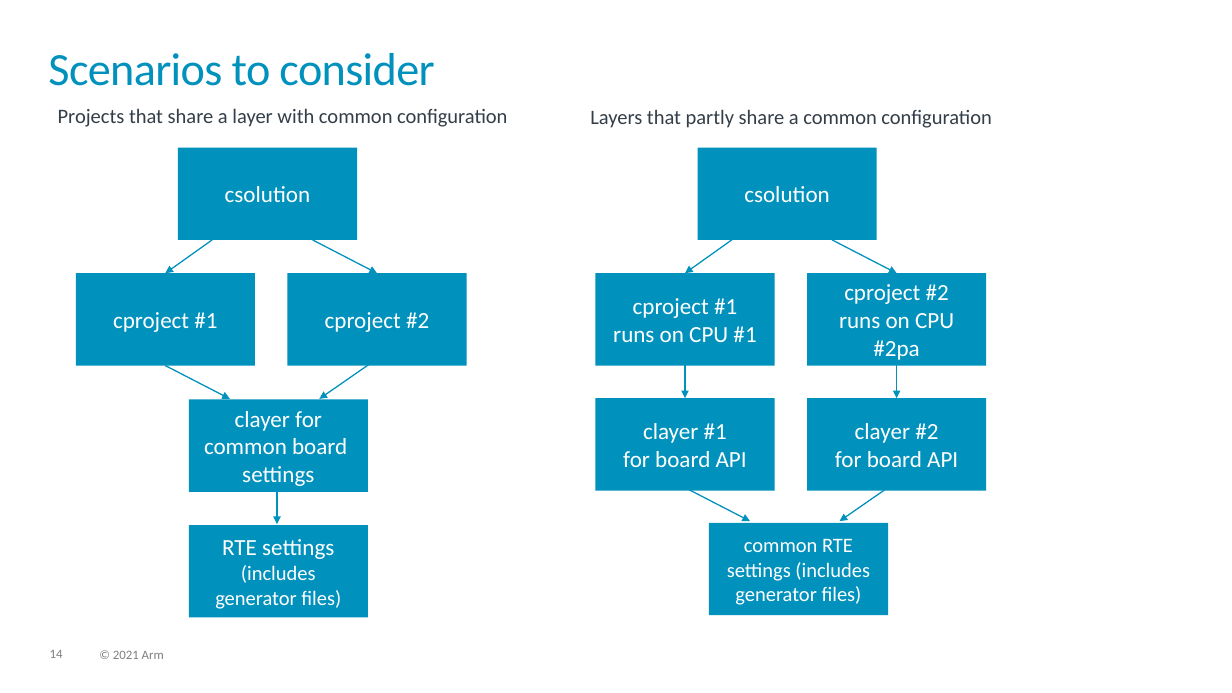
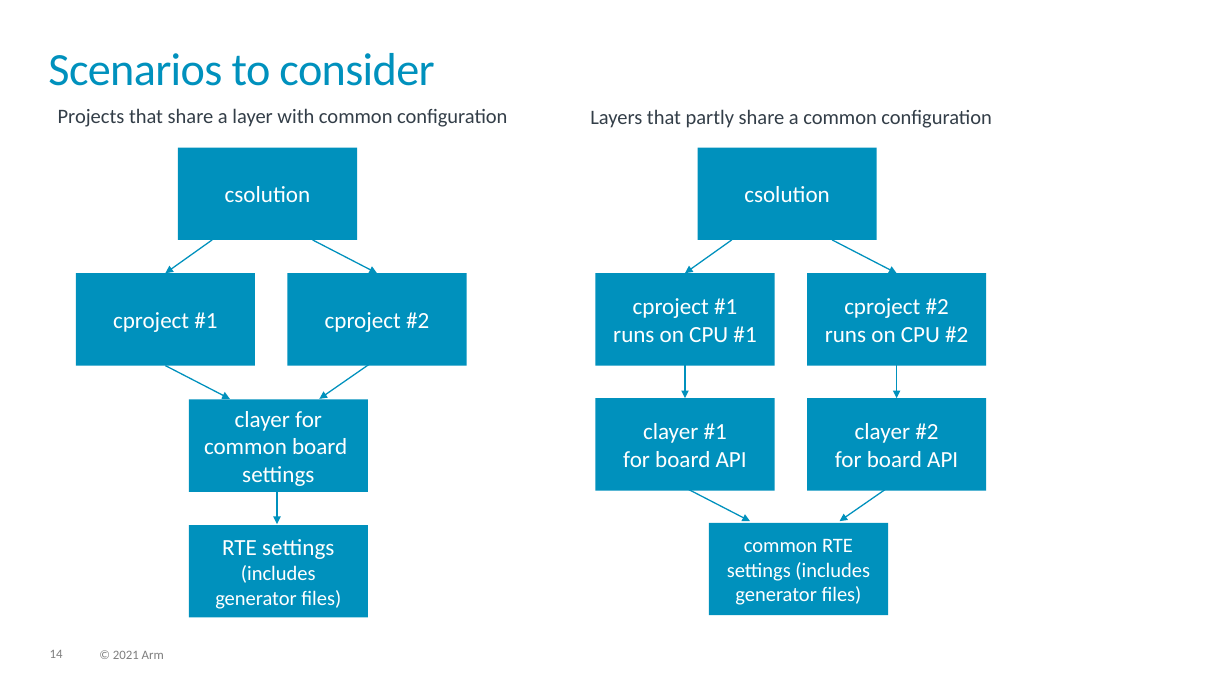
Before and after one commit to Open-CMSIS-Pack/cmsis-toolbox, a slide deck: slide 14 of docs/images/overview.pptx. Drawn at 1232x693 pixels with LibreOffice and Linux fonts; fonts in the diff are those of the drawing. Boxes give left, top, right and bottom in pixels: in the first picture for what was removed or moved away, otherwise in the second. Text is boxed around its words. In the diff, an @@ line names an element or a change of style, - is before the commit and + after.

```diff
--- a/docs/images/overview.pptx
+++ b/docs/images/overview.pptx
@@ text in rectangle at (825,298,968,342): text changed @@
-cproject #2
-runs on CPU #2pa
+cproject #2
+runs on CPU #2
```
Also in this commit, not shown: 1 other slide changed, 13 slides added, 10 other files.
